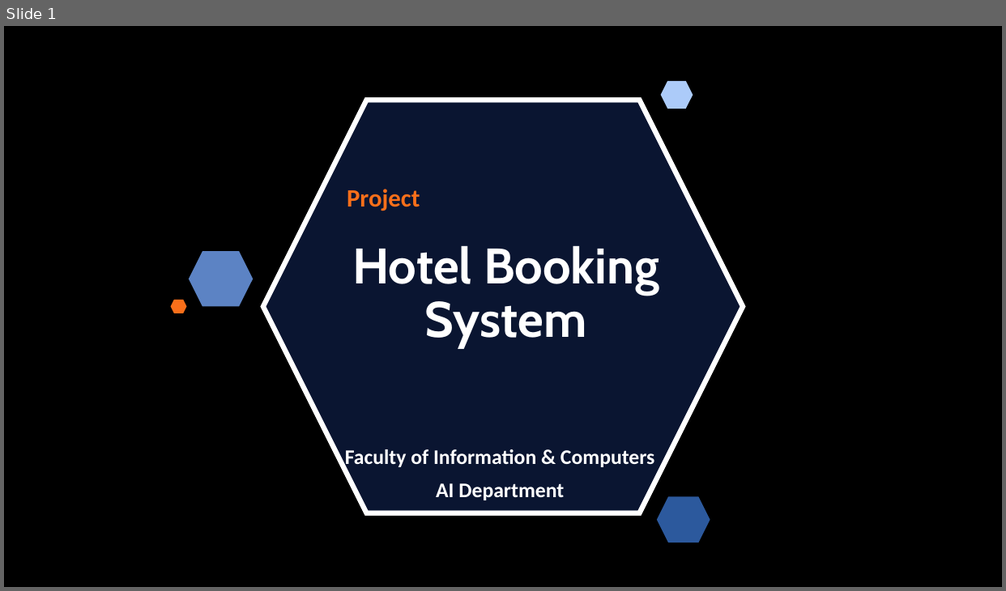
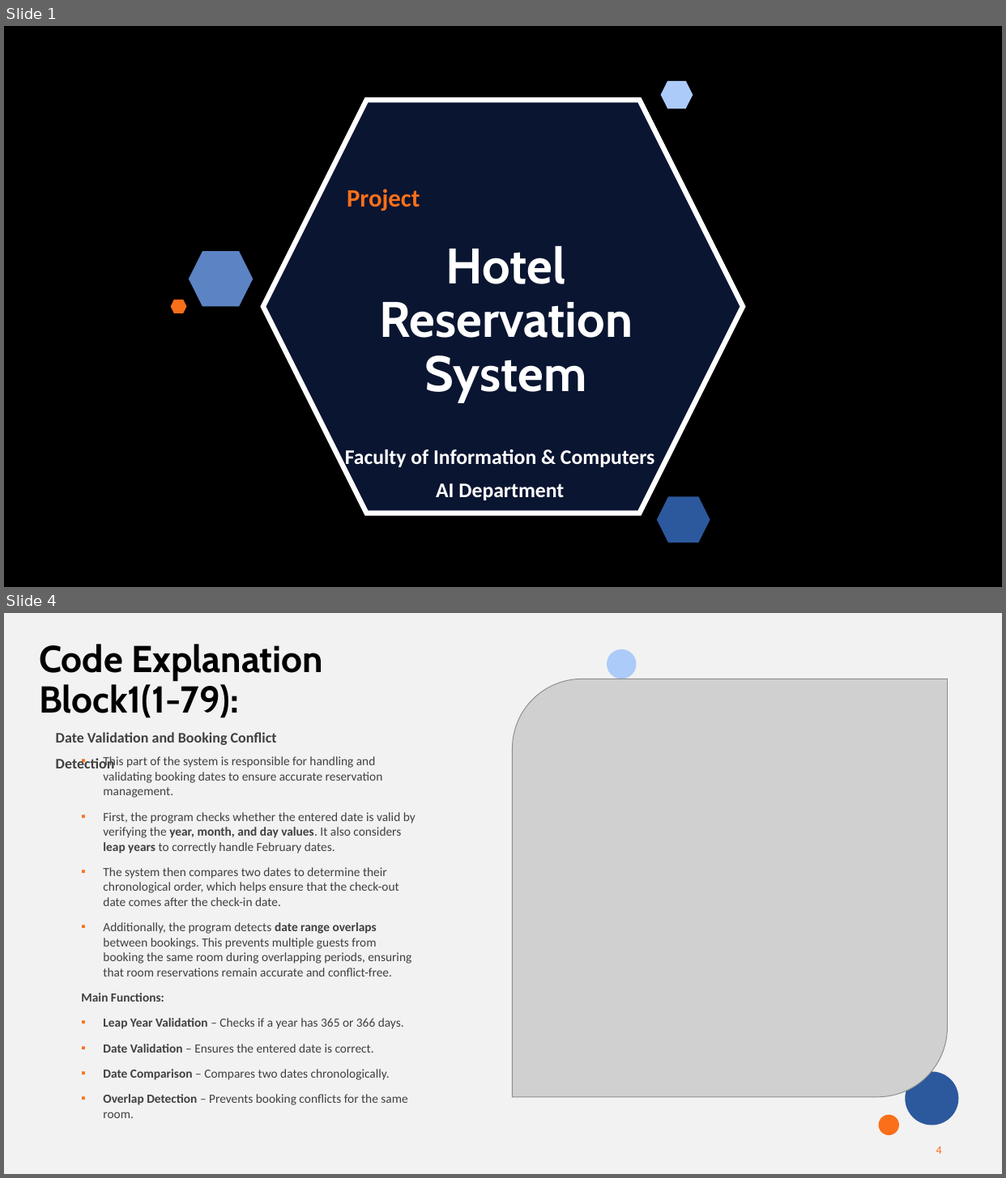
Before and after one commit to CyborkSpider/Hotel-Reservation, a slide deck: Hotel Reservation Presentation.pptx. Shown one above the other, each under a label of ours: slide 1 before the commit, slides 1 and 4 after it; the slides between them are not shown. The pictures are 1006x591 and 1006x1178 pixels, drawn with LibreOffice and Linux fonts; fonts in the diff are those of the drawing; grey boxes stand for pictures; background and template pictures are left out. Boxes give left, top, right and bottom in pixels: in the first picture for what was removed or moved away, otherwise in the second. Text is boxed around its words. In the diff, an @@ line names an element or a change of style, - is before the commit and + after.

```diff
--- a/Hotel Reservation Presentation.pptx
+++ b/Hotel Reservation Presentation.pptx
@@ slide 4 added at (4,613,1002,1174), background #F2F2F2 @@
@@ title added at (39,644,323,718), 36 pt, text #000000, bold @@
+Code Explanation Block1(1-79):
@@ ellipse added at (607,649,637,679), fill #ACCBF9 @@
@@ picture added at (513,679,948,1097) @@
@@ text added at (56,732,277,769), 14 pt, text #404040, bold @@
+Date Validation and Booking Conflict Detection
@@ text added at (81,756,415,1118), 12 pt, text #404040 @@
+▪ This part of the system is responsible for handling and validating booking dates to ensure accurate reservation management.
+▪ First, the program checks whether the entered date is valid by verifying the year, month, and day values. It also considers leap years to correctly handle February dates.
+▪ The system then compares two dates to determine their chronological order, which helps ensure that the check-out date comes after the check-in date.
+▪ Additionally, the program detects date range overlaps between bookings. This prevents multiple guests from booking the same room during overlapping periods, ensuring that room reservations remain accurate and conflict-free.
+Main Functions:
+▪ Leap Year Validation – Checks if a year has 365 or 366 days.
+▪ Date Validation – Ensures the entered date is correct.
+▪ Date Comparison – Compares two dates chronologically.
+▪ Overlap Detection – Prevents booking conflicts for the same room.
@@ ellipse added at (906,1072,959,1126), fill #2C599D @@
@@ ellipse added at (879,1115,898,1135), fill #FA6F1A @@
@@ rectangle added at (42,1136,212,1174), fill #F2F2F2 @@
@@ page number added at (936,1147,942,1154), 11 pt, text #FA6F1A @@
+4
@@ slide 1 changed as well @@
@@ title at (379,246,633,403): text changed @@
-Hotel Booking
-System
+Hotel Reservation
+System
```
Also in this commit, not shown: 6 other slides changed, 8 other slides added, 6 slides removed, 1 other file.
